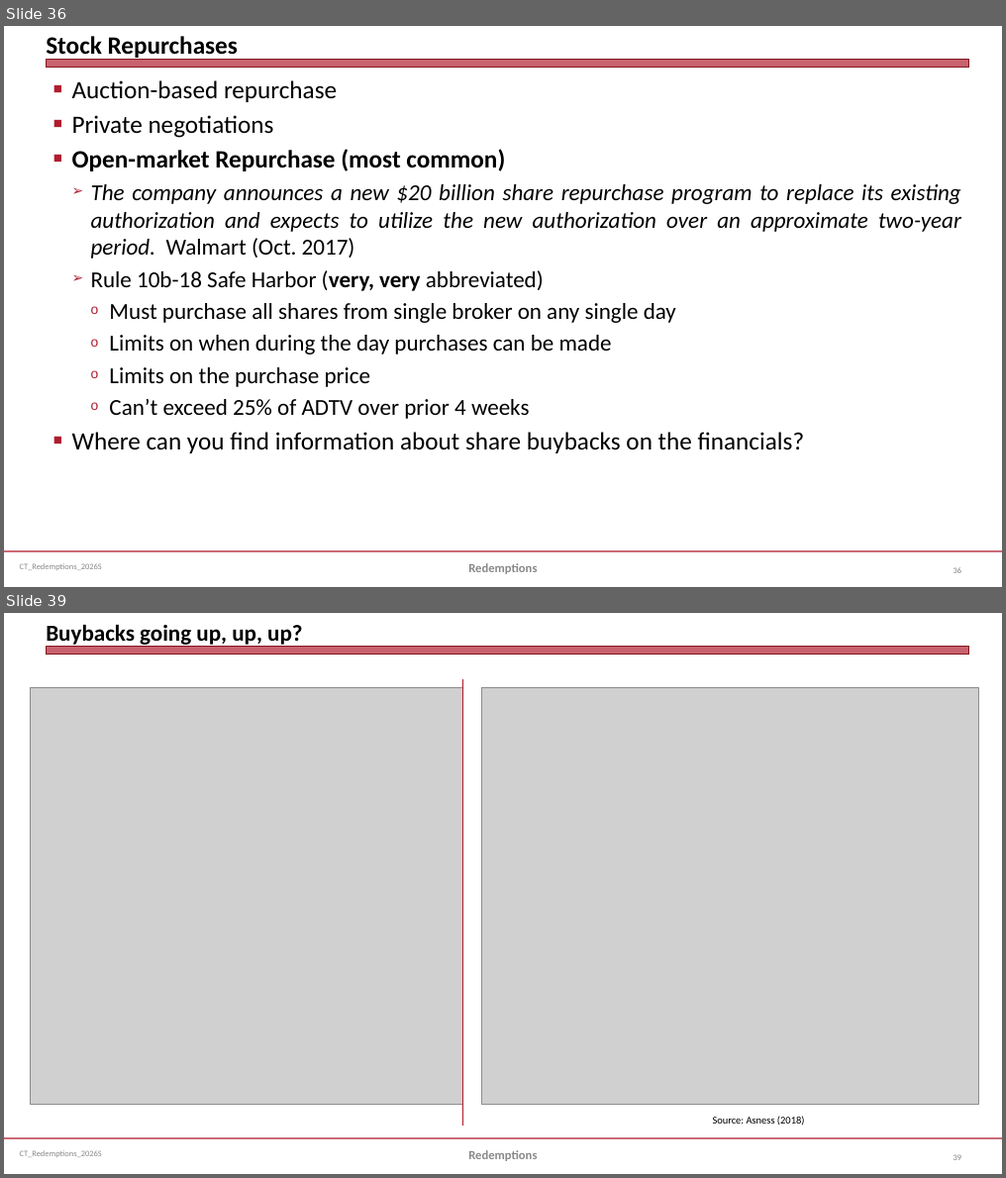
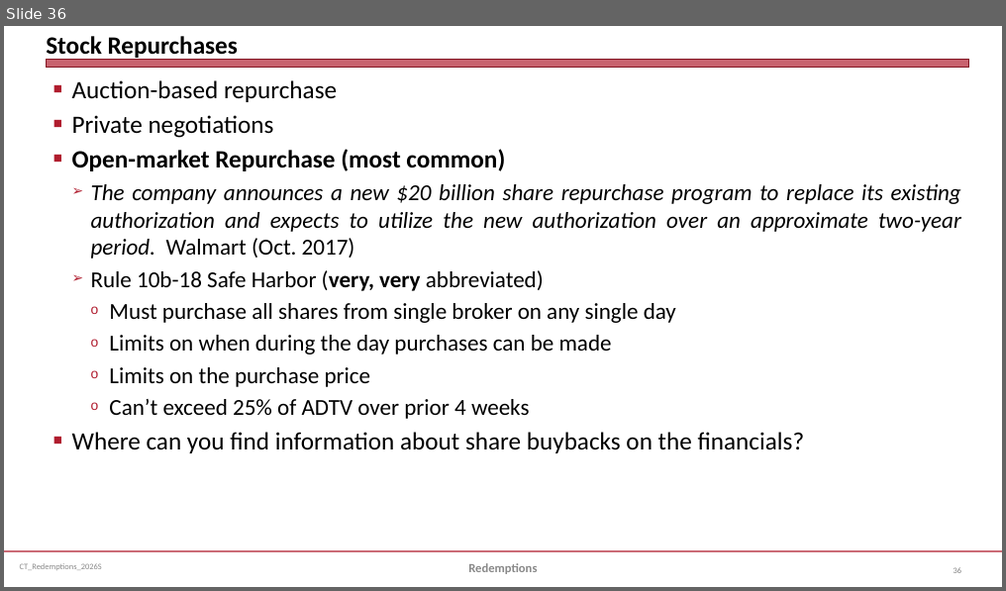
Before and after one commit to jmc877/Corporate-Tax, a slide deck: slides/CT_Redemptions_2026S.pptx. Shown one above the other, each under a label of ours: slides 36 and 39 before the commit, slide 36 after it; the slides between them are not shown. The pictures are 1006x1178 and 1006x591 pixels, drawn with LibreOffice and Linux fonts; fonts in the diff are those of the drawing; grey boxes stand for pictures. Boxes give left, top, right and bottom in pixels: in the first picture for what was removed or moved away, otherwise in the second. Text is boxed around its words. In the diff, an @@ line names an element or a change of style, - is before the commit and + after.

```diff
--- a/slides/CT_Redemptions_2026S.pptx
+++ b/slides/CT_Redemptions_2026S.pptx
@@ slide 39 removed at (4, 613, 1002, 1174), background #FFFFFF; not listed: 3 template elements that a slide beside it also shows @@
@@ title removed at (46, 624, 302, 648) @@
-Buybacks going up, up, up?
@@ picture removed at (30, 687, 462, 1105) @@
@@ line removed from (462, 679) to (462, 1126) @@
@@ picture removed at (481, 687, 978, 1105) @@
@@ text removed at (713, 1116, 805, 1126) @@
-Source: Asness (2018)
@@ text removed at (468, 1151, 537, 1161) @@
-Redemptions
@@ page number removed at (953, 1155, 961, 1160) @@
-39
```
Also in this commit, not shown: 4 slides changed, 1 slide added, 7 other slides removed, 16 other files.
